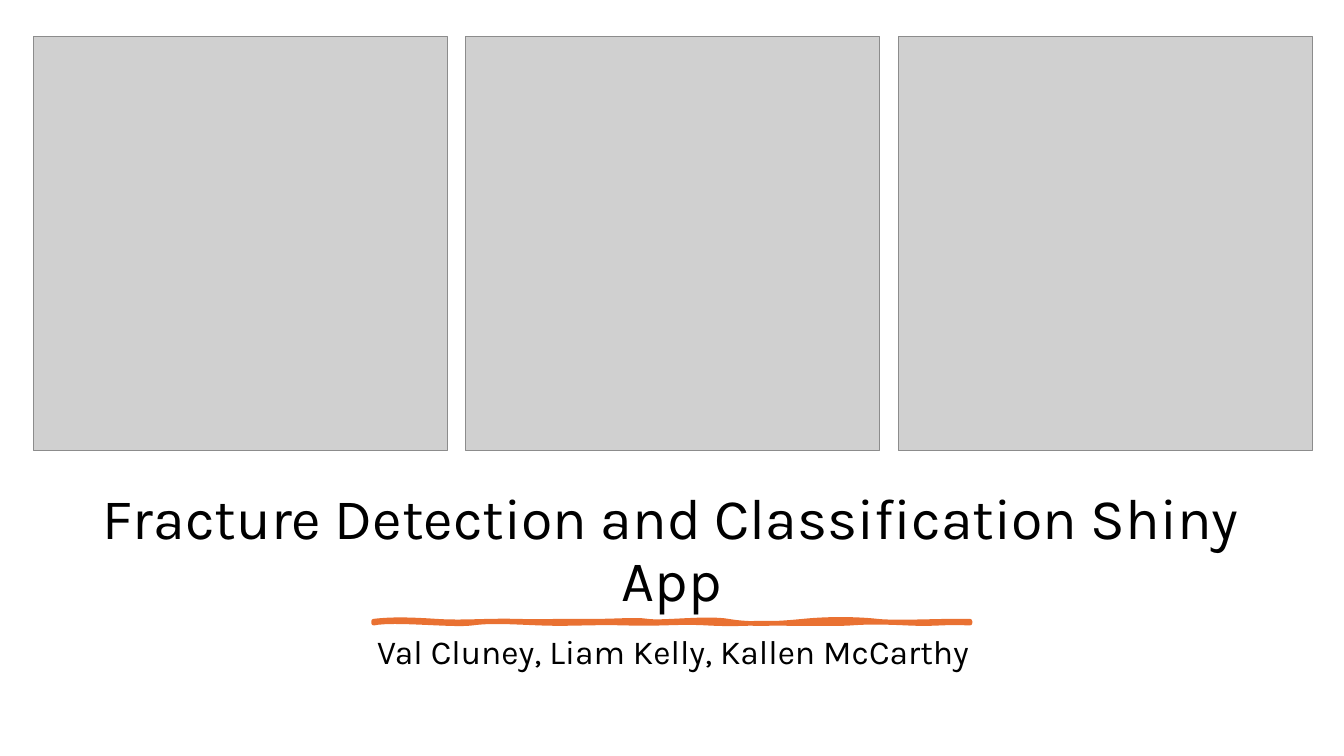
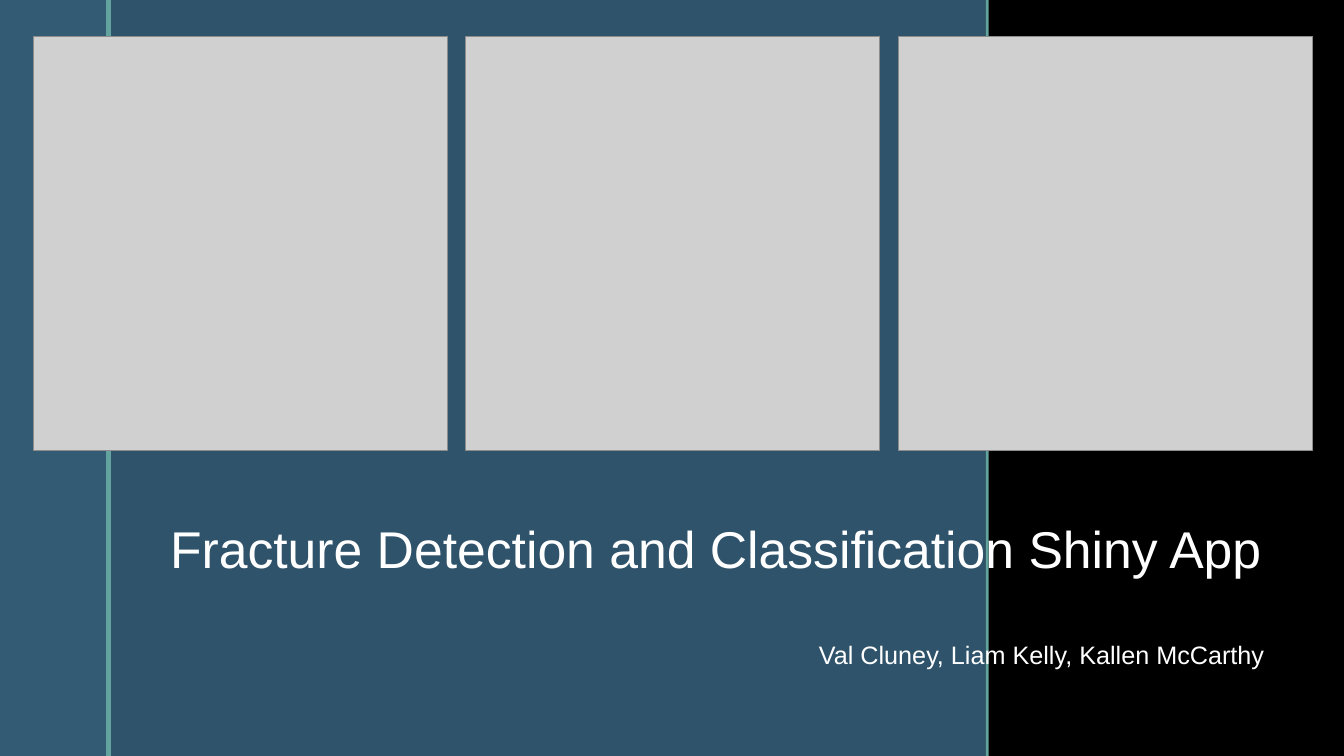
Before and after one commit to LiamKUL/MS6071Project, a slide deck: slide 1 of presentation/Presentaion.pptx. Drawn at 1344x756 pixels with LibreOffice and Linux fonts; fonts in the diff are those of the drawing; grey boxes stand for pictures; background and template pictures are left out. Boxes give left, top, right and bottom in pixels: in the first picture for what was removed or moved away, otherwise in the second. Text is boxed around its words. In the diff, an @@ line names an element or a change of style, - is before the commit and + after.

```diff
--- a/presentation/Presentaion.pptx
+++ b/presentation/Presentaion.pptx
@@ background #FFFFFF to picture (left out) @@
@@ rectangle added at (x1=0, y1=0, x2=106, y2=756), fill #335B74 @@
@@ rectangle added at (x1=106, y1=0, x2=111, y2=756), fill #62A39F @@
@@ rectangle added at (x1=111, y1=0, x2=986, y2=756), fill #335B74 at 92% opacity @@
@@ rectangle added at (x1=986, y1=0, x2=989, y2=756), fill #62A39F @@
@@ title "Fracture Detection and Classification Shiny ..." at (x1=170, y1=527, x2=1261, y2=579): size 41 to 36.9 pt, font Karla to Arial, text colour #000000 to #FFFFFF; alignment centre to right @@
@@ subtitle "Val Cluney, Liam Kelly, Kallen ..." at (x1=819, y1=643, x2=1264, y2=669): size 24 to 18 pt, font Karla to Arial, text colour #000000 to #FFFFFF; alignment centre to right; line spacing 0.9 to 1.2; more space between paragraphs @@
@@ freeform shape removed at (x1=374, y1=621, x2=971, y2=623) @@
```
Also in this commit, not shown: 3 other slides changed, 2 slides added, 3 slides removed, 4 other files.
